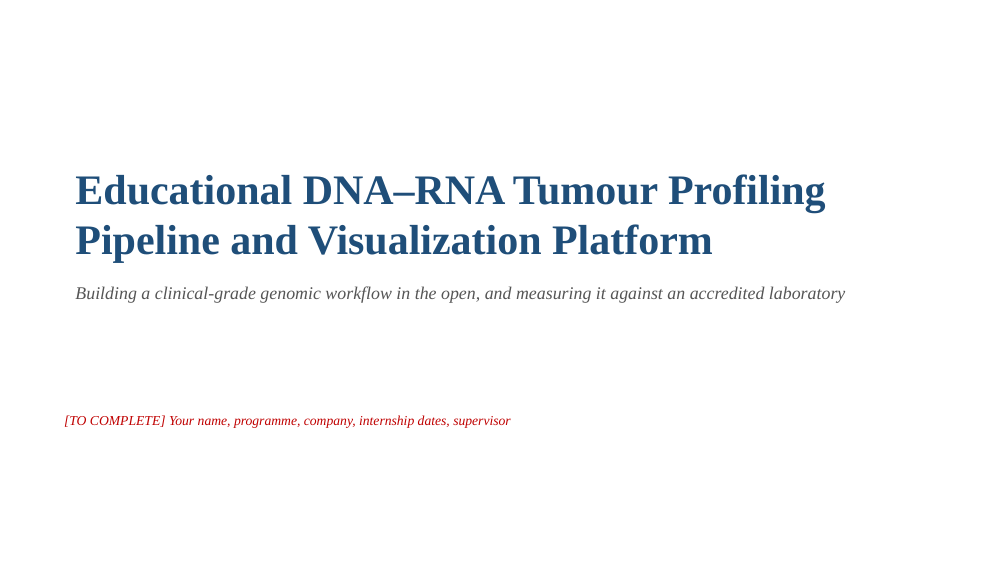
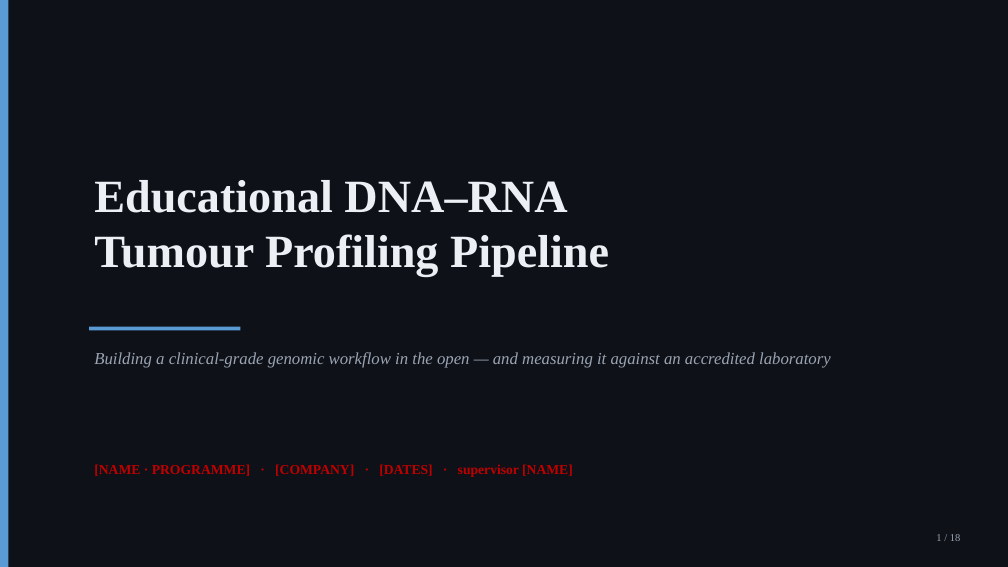
Before and after one commit to sarisiknil/tumor-profiler, a slide deck: slide 1 of report/BIO395_Presentation_DRAFT.pptx. Drawn at 1008x567 pixels with LibreOffice and Linux fonts; fonts in the diff are those of the drawing. Boxes give left, top, right and bottom in pixels: in the first picture for what was removed or moved away, otherwise in the second. Text is boxed around its words. In the diff, an @@ line names an element or a change of style, - is before the commit and + after.

```diff
--- a/report/BIO395_Presentation_DRAFT.pptx
+++ b/report/BIO395_Presentation_DRAFT.pptx
@@ rectangle added at (x1=0, y1=0, x2=1008, y2=567), fill #0E1117 @@
@@ rectangle added at (x1=0, y1=0, x2=8, y2=567), fill #5B9BD5 @@
@@ text added at (x1=94, y1=180, x2=609, y2=277), 44 pt, text #ECEFF4, bold @@
+Educational DNA–RNA
+Tumour Profiling Pipeline
@@ rectangle added at (x1=89, y1=327, x2=240, y2=330), fill #5B9BD5 @@
@@ text at (x1=94, y1=352, x2=831, y2=368): text changed; size 17 to 16 pt; text colour #555555 to #9AA4B2 @@
-Educational DNA–RNA Tumour Profiling
-Pipeline and Visualization Platform
-Building a clinical-grade genomic workflow in the open, and measuring it against an accredited laboratory
+Building a clinical-grade genomic workflow in the open — and measuring it against an accredited laboratory
@@ text at (x1=94, y1=464, x2=573, y2=477): text changed; bold on; italic off @@
-[TO COMPLETE] Your name, programme, company, internship dates, supervisor
+[NAME · PROGRAMME] · [COMPANY] · [DATES] · supervisor [NAME]
@@ text added at (x1=936, y1=534, x2=960, y2=541), 10 pt, text #9AA4B2 @@
+1 / 18
```
Also in this commit, not shown: 8 other slides changed, 9 slides added, 4 slides removed, 24 other files.
